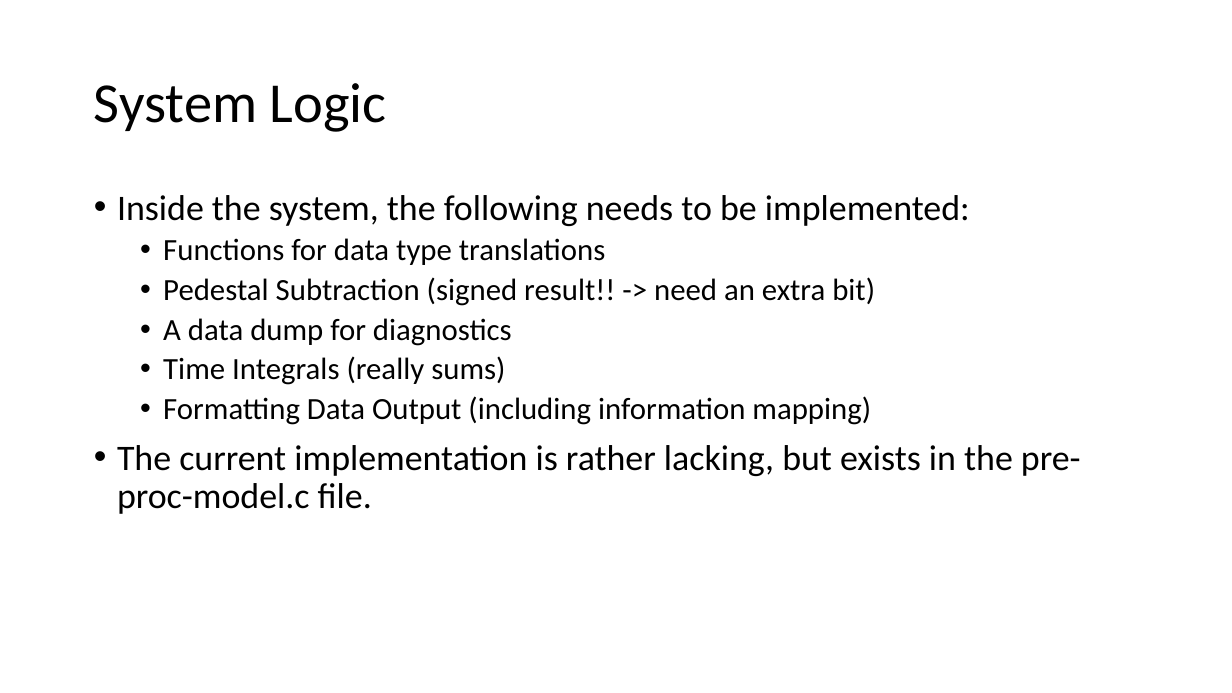
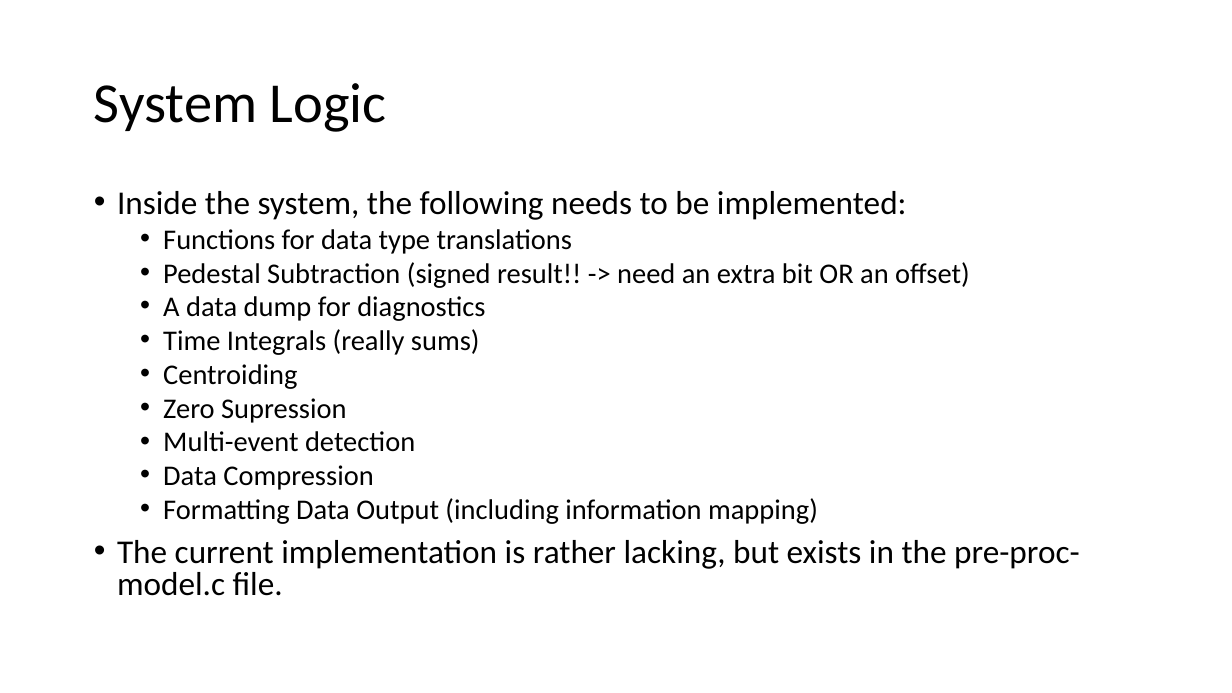
Before and after one commit to meagancheese/research, a slide deck: slide 10 of Research Summary.pptx. Drawn at 1232x693 pixels with LibreOffice and Linux fonts; fonts in the diff are those of the drawing. Boxes give left, top, right and bottom in pixels: in the first picture for what was removed or moved away, otherwise in the second. Text is boxed around its words. In the diff, an @@ line names an element or a change of style, - is before the commit and + after.

```diff
--- a/Research Summary.pptx
+++ b/Research Summary.pptx
@@ text at <box>117,191,1080,596</box>: size 28 to 25.9 pt in "Inside the system, the following needs to ...", "The current implementation is rather lacking, but ..."; size 24 to 22.2 pt in "Functions for data type translations", "A data dump for diagnostics", "Time Integrals (really sums)", "Formatting Data Output (including information mapping)"; line spacing 0.9 to 0.8 @@
@@ text at <box>163,262,970,288</box>: text changed; size 24 to 22.2 pt @@
-  • Pedestal Subtraction (signed result!! -> need an extra bit)
+  • Pedestal Subtraction (signed result!! -> need an extra bit OR an offset)
@@ text at <box>163,364,415,490</box>: paragraphs added @@
+  • Centroiding
+  • Zero Supression
+  • Multi-event detection
+  • Data Compression
```
Also in this commit, not shown: 2 other slides changed, 1 slide added.
